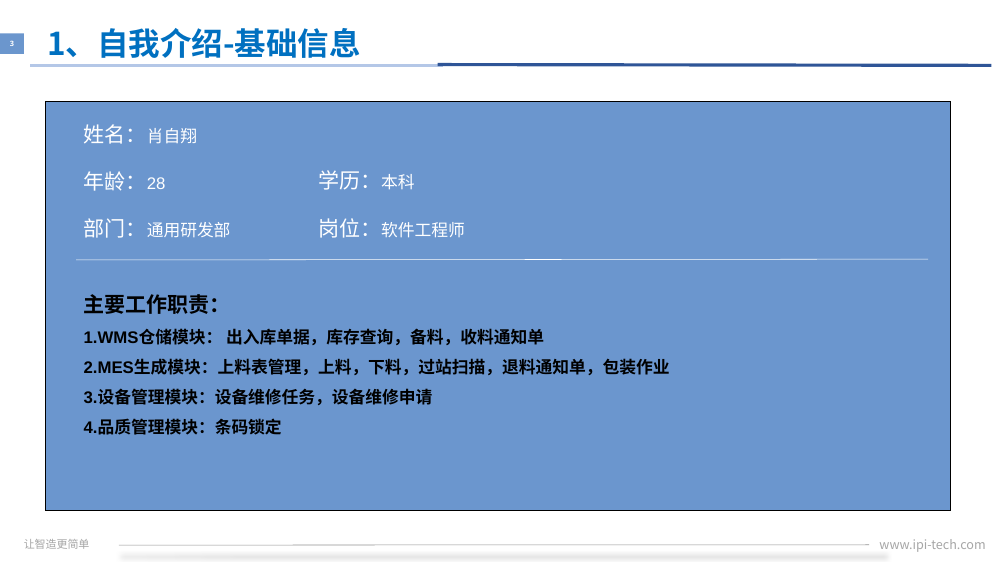
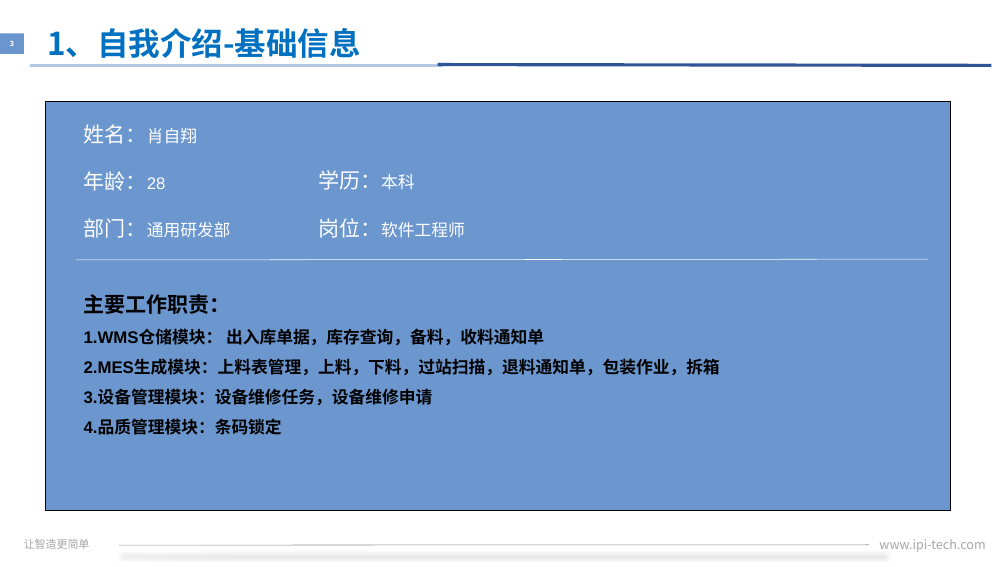
Before and after one commit to xiaozixiang/DocMent, a slide deck: slide 3 of IPI-HR-30-07A转正述职报告.pptx. Drawn at 1008x567 pixels with LibreOffice and Linux fonts; fonts in the diff are those of the drawing; background and template pictures are left out. Boxes give left, top, right and bottom in pixels: in the first picture for what was removed or moved away, otherwise in the second. Text is boxed around its words. In the diff, an @@ line names an element or a change of style, - is before the commit and + after.

```diff
--- a/IPI-HR-30-07A转正述职报告.pptx
+++ b/IPI-HR-30-07A转正述职报告.pptx
@@ text at (x1=84, y1=359, x2=720, y2=375): text changed @@
-2.MES生成模块：上料表管理，上料，下料，过站扫描，退料通知单，包装作业
+2.MES生成模块：上料表管理，上料，下料，过站扫描，退料通知单，包装作业，拆箱
```
Also in this commit, not shown: 14 other slides changed, 4 slides added, 3 slides removed.
